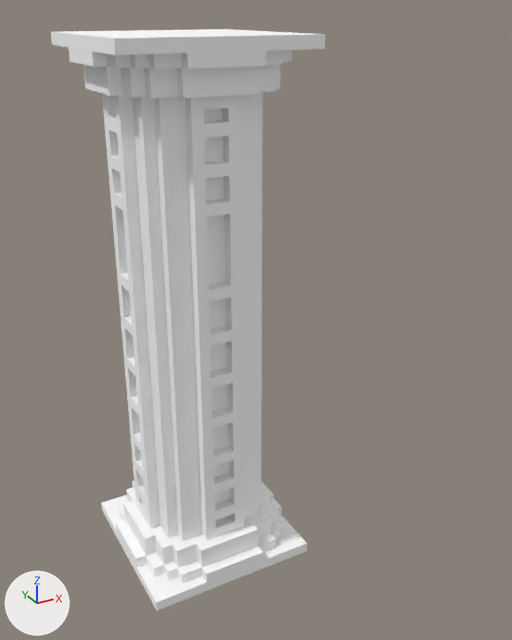
Two versions of the Blender file Pillar.blend, one commit apart.
Both versions are drawn from a camera (50 mm lens) standing at (-23.4, -54.5, 17.7) and looking at (7.2, 1.1, -10.1). Lighting does not change. The marker at lower left points along +X, +Y and +Z.

The first picture shows 'Pillar', 'Pillar_Bottom', 'Pillar_Top'.
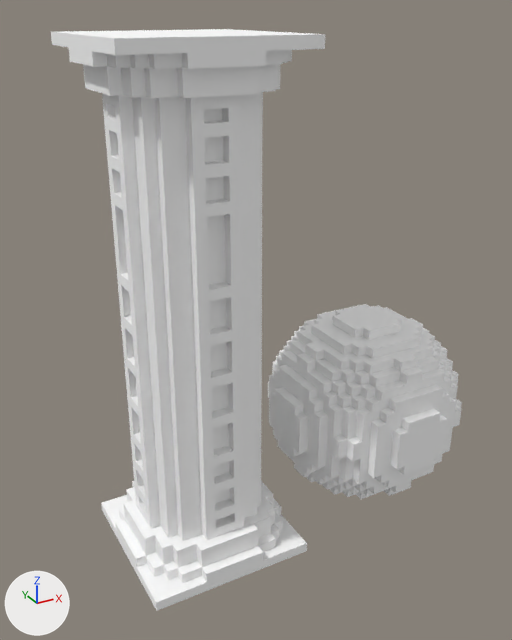
The newer file is also rescaled (x0.1), turned or shifted as a whole; pictures and numbers use the older file's frame.

Pixel boxes [x1, y1, x2, y2] of what changed, in the pictures (512 x 640 px):
```json
{"object": "shere", "change": "added", "after": [268, 304, 462, 499]}
```

The change, as JSON lines over the scene's bpy script:
```json
{"op": "add", "block": "mat_palette_003", "code": ["mat_palette_003 = diffuse_material('palette.003')", "mat_palette_003.base_color = (1.0, 1.0, 1.0)  # white #ffffff"]}
{"op": "add", "block": "me_shere", "code": ["me_shere = bpy.data.meshes.new('shere')", "me_shere.from_pydata(...)  # 4425 vertices, 3770 faces; spans x -10.0..10.0, y 0.0..20.0, z -10.0..10.0", "me_shere.materials.append(mat_palette_003)  # its picture is missing"]}
{"op": "add", "block": "ob_shere", "code": ["ob_shere = bpy.data.objects.new('shere', me_shere)", "ob_shere.location = (20.0, 0.0, -32.0)", "ob_shere.rotation_euler = (1.571, 0.0, 1.571)  # degrees (90, 0, 90)"]}
```
